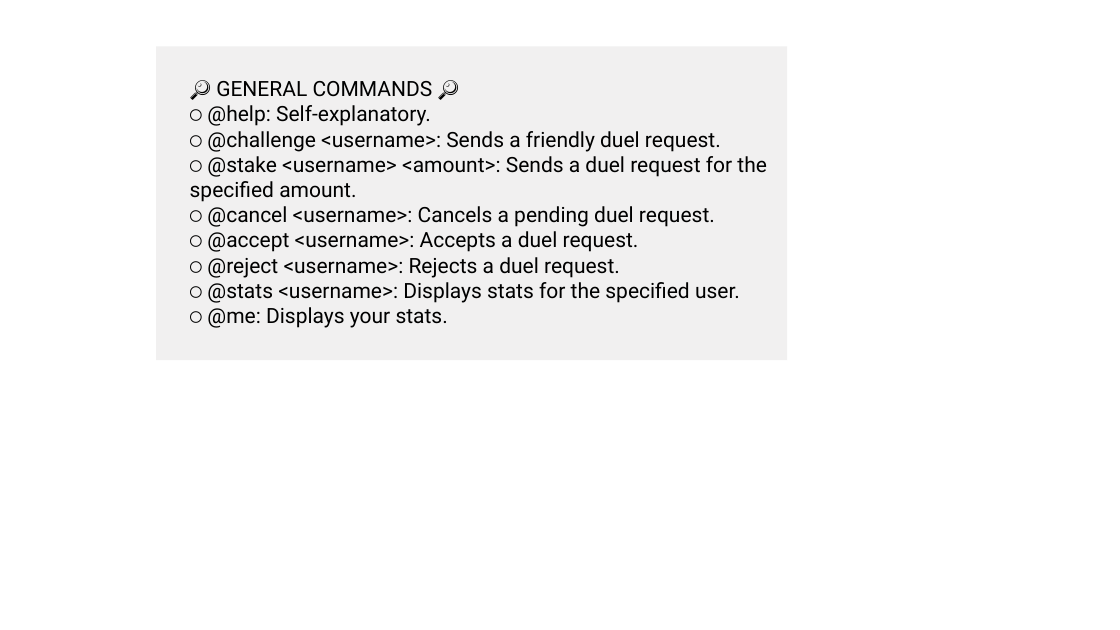
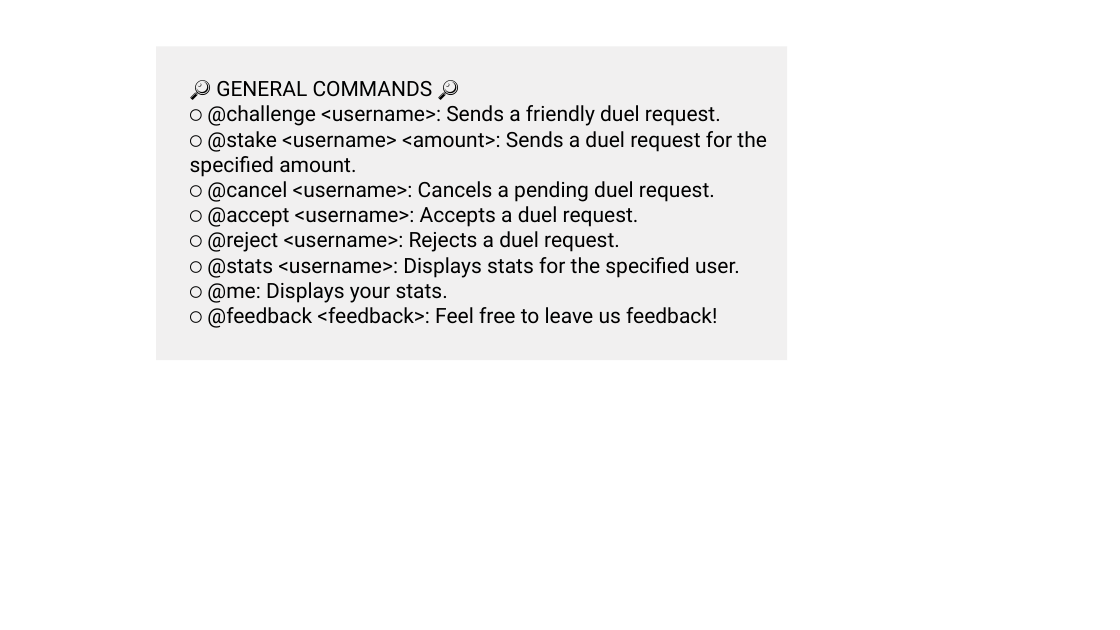
Before and after one commit to jeffjc97/The-Arena-Game, a slide deck: slide 1 of img/commands.pptx. Drawn at 1120x630 pixels with LibreOffice and Linux fonts; fonts in the diff are those of the drawing. Boxes give left, top, right and bottom in pixels: in the first picture for what was removed or moved away, otherwise in the second. Text is boxed around its words. In the diff, an @@ line names an element or a change of style, - is before the commit and + after.

Commit message:
feedback

```diff
--- a/img/commands.pptx
+++ b/img/commands.pptx
@@ text in rectangle at (190,81,767,328): text changed @@
-🔎 GENERAL COMMANDS 🔎
-⚪ @help: Self-explanatory.
-⚪ @challenge <username>: Sends a friendly duel request.
-⚪ @stake <username> <amount>: Sends a duel request for the specified amount.
-⚪ @cancel <username>: Cancels a pending duel request.
-⚪ @accept <username>: Accepts a duel request.
-⚪ @reject <username>: Rejects a duel request.
-⚪ @stats <username>: Displays stats for the specified user.
-⚪ @me: Displays your stats.
+🔎 GENERAL COMMANDS 🔎
+⚪ @challenge <username>: Sends a friendly duel request.
+⚪ @stake <username> <amount>: Sends a duel request for the specified amount.
+⚪ @cancel <username>: Cancels a pending duel request.
+⚪ @accept <username>: Accepts a duel request.
+⚪ @reject <username>: Rejects a duel request.
+⚪ @stats <username>: Displays stats for the specified user.
+⚪ @me: Displays your stats.
+⚪ @feedback <feedback>: Feel free to leave us feedback!
```
Also in this commit, not shown: 2 other files.
